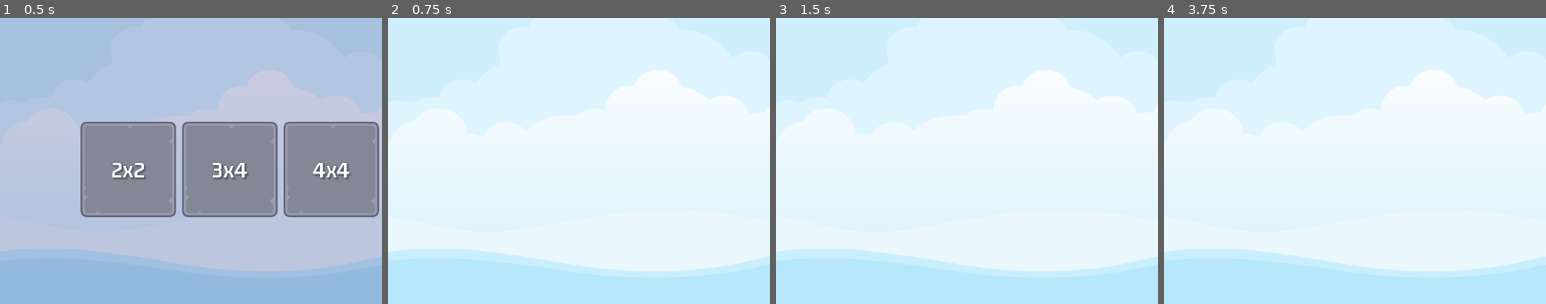
Above: before the commit, frames 1-4 (left to right).
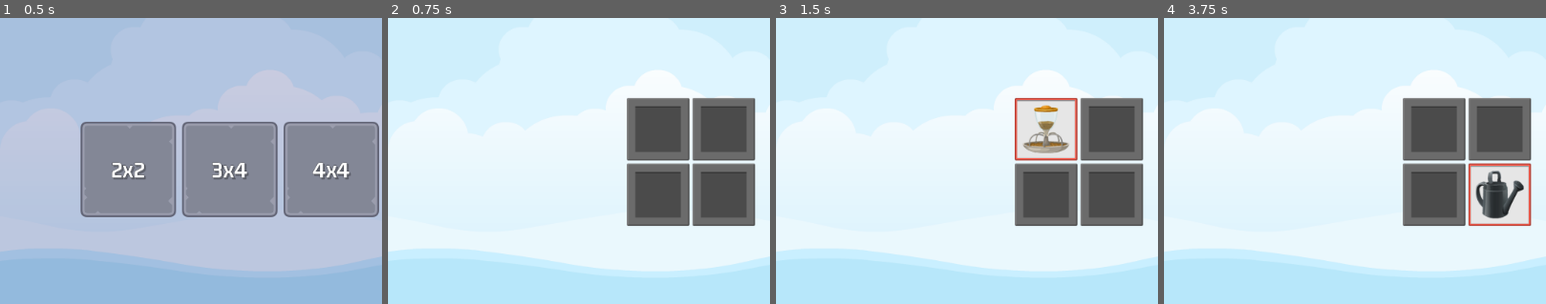
Above: after the commit, the same moments.

Repository: JerryHobby/Memory-Madness
Game: Godot game, scene res://Scenes/Master/master_scene.tscn
Two runs of this game, one before a commit and one after it. Both use one fixed random seed, a clock stepped at 60 frames per second and the inputs below.
Inputs (mouse positions are % of the whole screen's width and height, from its top left):
- Up to frame 1 (0.5 s): no input
- Up to frame 2 (0.75 s): click "2x2" at 0.5 s
- Up to frame 3 (1.5 s): click (35, 44) at 1.27 s
- Up to frame 4 (3.75 s): click (44, 44) at 2.02 s; click (35, 56) at 2.77 s; click (44, 56) at 3.52 s
The pictures show only the part of the screen within x 0-50%, y 25-75%; the shares and areas given below are measured in that part.

Frame 1 is identical in both runs. In frame 2, 15% of the frame differs, in the area x 62-97%, y 28-73%; in frame 3, 13%; in frame 4, 13%.

Commit message:
game board working

Diff:
--- a/Scenes/GameScreen/game_screen.gd
+++ b/Scenes/GameScreen/game_screen.gd
@@ -1,10 +1,14 @@
 extends Control
+
+@export var mem_tile_scene: PackedScene
+
 @onready var sound = $Sound
+@onready var tile_container = $HB/MC1/TileContainer
 
 
 # Called when the node enters the scene tree for the first time.
 func _ready():
-	pass # Replace with function body.
+	SignalManager.on_level_selected.connect(on_level_selected)
 
 
 # Called every frame. 'delta' is the elapsed time since the previous frame.
@@ -15,3 +19,18 @@
 func _on_exit_button_pressed():
 	SoundManager.play_button_clicked(sound)
 	SignalManager.on_game_exit_pressed.emit()
+
+
+func on_level_selected(level:int) -> void:
+	var level_selection = GameManager.get_level_selection(level)
+	var frame_image = ImageManager.get_random_frame_image()
+	tile_container.columns = level_selection.num_cols
+
+	for ii_dict in level_selection.image_list:
+		add_memory_tile(ii_dict, frame_image)
+
+
+func add_memory_tile(ii_dict: Dictionary, frame_image:CompressedTexture2D) -> void:
+	var new_tile = mem_tile_scene.instantiate()
+	tile_container.add_child(new_tile)
+	new_tile.setup(ii_dict, frame_image)
--- a/Scenes/GameScreen/game_screen.tscn
+++ b/Scenes/GameScreen/game_screen.tscn
@@ -1,11 +1,55 @@
-[gd_scene load_steps=7 format=3 uid="uid://bl70vheah70tm"]
+[gd_scene load_steps=9 format=3 uid="uid://bl70vheah70tm"]
 
 [ext_resource type="LabelSettings" uid="uid://1w68ghfdnfy3" path="res://Scenes/black_48.tres" id="1_6afpj"]
-[ext_resource type="Script" path="res://Scenes/GameScreen/game_screen.gd" id="1_i4ltg"]
 [ext_resource type="Texture2D" uid="uid://cw7olnxefkdqr" path="res://assets/ui/blue_button00.png" id="2_u0dfj"]
+[ext_resource type="PackedScene" uid="uid://k84rkl0fgb5j" path="res://Scenes/MemoryTile/memory_tile.tscn" id="2_vw6bb"]
 [ext_resource type="Texture2D" uid="uid://b04wutc1lptc5" path="res://assets/ui/yellow_button00.png" id="3_n6rmr"]
 [ext_resource type="Texture2D" uid="uid://dngq8ynciggrg" path="res://assets/ui/green_button00.png" id="4_ahq42"]
 [ext_resource type="LabelSettings" uid="uid://do5wp1vw4xugu" path="res://Scenes/white_30.tres" id="5_4san3"]
+[ext_resource type="PackedScene" uid="uid://mu5pw25u0rpo" path="res://Scenes/Scorer/scorer.tscn" id="7_ugtwb"]
+
+[sub_resource type="GDScript" id="GDScript_8g3ov"]
+script/source = "extends Control
+
+@export var mem_tile_scene: PackedScene
+
+@onready var sound = $Sound
+@onready var tile_container = $HB/MC1/TileContainer
+@onready var scorer = $Scorer
+
+
+# Called when the node enters the scene tree for the first time.
+func _ready():
+	SignalManager.on_level_selected.connect(on_level_selected)
+
+
+# Called every frame. 'delta' is the elapsed time since the previous frame.
+func _process(delta):
+	pass
+
+
+func _on_exit_button_pressed():
+	SoundManager.play_button_clicked(sound)
+	SignalManager.on_game_exit_pressed.emit()
+
+
+func on_level_selected(level:int) -> void:
+	var level_selection = GameManager.get_level_selection(level)
+	var frame_image = ImageManager.get_random_frame_image()
+	tile_container.columns = level_selection.num_cols
+
+	for ii_dict in level_selection.image_list:
+		add_memory_tile(ii_dict, frame_image)
+
+	scorer.clear_new_game(level_selection.target_pairs)
+
+
+func add_memory_tile(ii_dict: Dictionary, frame_image:CompressedTexture2D) -> void:
+	var new_tile = mem_tile_scene.instantiate()
+	tile_container.add_child(new_tile)
+	new_tile.setup(ii_dict, frame_image)
+
+"
 
 [node name="GameScreen" type="Control"]
 layout_mode = 3
@@ -14,7 +58,8 @@
 anchor_bottom = 1.0
 grow_horizontal = 2
 grow_vertical = 2
-script = ExtResource("1_i4ltg")
+script = SubResource("GDScript_8g3ov")
+mem_tile_scene = ExtResource("2_vw6bb")
 
 [node name="HB" type="HBoxContainer" parent="."]
 layout_mode = 1
@@ -108,4 +153,6 @@
 
 [node name="Sound" type="AudioStreamPlayer" parent="."]
 
+[node name="Scorer" parent="." instance=ExtResource("7_ugtwb")]
+
 [connection signal="pressed" from="HB/MC2/VBoxContainer/ExitButton" to="." method="_on_exit_button_pressed"]
--- a/Scenes/Master/master_scene.gd
+++ b/Scenes/Master/master_scene.gd
@@ -19,6 +19,7 @@
 
 func on_game_exit_pressed():
 	show_game(false)
+	GameManager.clear_nodes_in_group(GameManager.GROUP_TILE)
 	SoundManager.play_sound(sound, SoundManager.SOUND_MAIN_MENU)
 
 
--- /dev/null
+++ b/Scenes/MemoryTile/memory_tile.gd
@@ -0,0 +1,57 @@
+extends TextureButton
+
+class_name MemoryTile
+
+
+@onready var frame_image = $FrameImage
+@onready var item_image = $ItemImage
+
+var _item_name: String
+var _can_select_me: bool = true
+
+
+func _ready():
+	SignalManager.on_selection_enabled.connect(on_selection_enabled)
+	SignalManager.on_selection_disabled.connect(on_selection_disabled)
+
+
+func setup(ii_dict:Dictionary, fi: CompressedTexture2D) -> void:
+	frame_image.texture = fi
+	item_image.texture = ii_dict.item_texture
+	_item_name = ii_dict.item_name
+	reveal(false)
+
+
+func kill_on_success() -> void:
+	z_index = 1
+	var tween = get_tree().create_tween()
+	tween.set_parallel(true)
+	tween.tween_property(self, "disabled", true, 0)
+	tween.tween_property(self, "rotation", deg_to_rad(720), 0.5)
+	tween.tween_property(self, "scale", Vector2(1.5, 1.5), 0.5)
+	tween.set_parallel(false)
+	tween.tween_interval(0.6)
+	tween.tween_property(self, "scale", Vector2(0, 0), 0.0)
+
+
+func get_item_name() -> String:
+	return _item_name
+
+
+func reveal(r:bool) -> void:
+	frame_image.visible = r
+	item_image.visible = r
+	disabled = r
+
+
+func on_selection_enabled():
+	_can_select_me = true
+
+
+func on_selection_disabled():
+	_can_select_me = false
+
+
+func _on_pressed():
+	if _can_select_me == true:
+		SignalManager.on_tile_selected.emit(self)
--- /dev/null
+++ b/Scenes/MemoryTile/memory_tile.tscn
@@ -0,0 +1,56 @@
+[gd_scene load_steps=5 format=3 uid="uid://k84rkl0fgb5j"]
+
+[ext_resource type="Texture2D" uid="uid://50w4f4s6w30u" path="res://assets/frames/hidden_frame_blank.png" id="1_mjoxn"]
+[ext_resource type="Texture2D" uid="uid://cj84ebkdm6jd7" path="res://assets/frames/blue_frame.png" id="2_oexhq"]
+[ext_resource type="Script" path="res://Scenes/MemoryTile/memory_tile.gd" id="2_tkoor"]
+[ext_resource type="Texture2D" uid="uid://br1qw5jq722up" path="res://assets/glitch/cabbage.png" id="3_uocf7"]
+
+[node name="MemoryTile" type="TextureButton" groups=["tile"]]
+anchors_preset = 8
+anchor_left = 0.5
+anchor_top = 0.5
+anchor_right = 0.5
+anchor_bottom = 0.5
+offset_left = -42.0
+offset_top = -42.0
+offset_right = 42.0
+offset_bottom = 42.0
+grow_horizontal = 2
+grow_vertical = 2
+pivot_offset = Vector2(42, 42)
+texture_normal = ExtResource("1_mjoxn")
+script = ExtResource("2_tkoor")
+
+[node name="FrameImage" type="TextureRect" parent="."]
+layout_mode = 1
+anchors_preset = 8
+anchor_left = 0.5
+anchor_top = 0.5
+anchor_right = 0.5
+anchor_bottom = 0.5
+offset_left = -42.0
+offset_top = -42.0
+offset_right = 42.0
+offset_bottom = 42.0
+grow_horizontal = 2
+grow_vertical = 2
+pivot_offset = Vector2(42, 42)
+texture = ExtResource("2_oexhq")
+
+[node name="ItemImage" type="TextureRect" parent="."]
+layout_mode = 1
+anchors_preset = 8
+anchor_left = 0.5
+anchor_top = 0.5
+anchor_right = 0.5
+anchor_bottom = 0.5
+offset_left = -32.0
+offset_top = -32.0
+offset_right = 32.0
+offset_bottom = 32.0
+grow_horizontal = 2
+grow_vertical = 2
+pivot_offset = Vector2(32, 32)
+texture = ExtResource("3_uocf7")
+
+[connection signal="pressed" from="." to="." method="_on_pressed"]
--- /dev/null
+++ b/Scenes/Scorer/scorer.gd
@@ -0,0 +1,69 @@
+extends Node
+
+@onready var sound = $Sound
+@onready var reveal_timer = $RevealTimer
+
+var _tiles:Array = []
+var _selections:Array = []
+var _target_pairs:int = 0
+var _moves_made:int = 0
+var _pairs_made:int = 0
+
+
+# Called when the node enters the scene tree for the first time.
+func _ready():
+	SignalManager.on_tile_selected.connect(on_tile_selected)
+	SignalManager.on_game_exit_pressed.connect(on_game_exit_pressed)
+
+
+# Called every frame. 'delta' is the elapsed time since the previous frame.
+func _process(delta):
+	pass
+
+
+func on_tile_selected(tile: MemoryTile) -> void:
+	SoundManager.play_tile_clicked(sound)
+	check_pair_made(tile)
+
+
+func clear_new_game(target_pairs: int) -> void:
+	_selections.clear()
+	_pairs_made = 0
+	_moves_made = 0
+	_target_pairs = target_pairs
+	_tiles = get_tree().get_nodes_in_group(GameManager.GROUP_TILE)
+
+
+func update_selections() -> void:
+	reveal_timer.start()
+
+
+func check_pair_made(tile: MemoryTile) -> void:
+	tile.reveal(true)
+	_selections.append(tile)
+	if _selections.size() != 2:
+		return
+
+	SignalManager.on_selection_disabled.emit()
+	_moves_made += 1
+
+	update_selections()
+
+
+func selections_are_pair() -> bool:
+	return _selections[0].get_item_name() == _selections[1].get_item_name()
+
+
+func hide_selections() -> void:
+	for s in _selections:
+		s.reveal(false)
+
+
+func _on_reveal_timer_timeout():
+	hide_selections()
+	_selections.clear()
+	SignalManager.on_selection_enabled.emit()
+
+
+func on_game_exit_pressed() -> void:
+	reveal_timer.stop()
--- /dev/null
+++ b/Scenes/Scorer/scorer.tscn
@@ -0,0 +1,14 @@
+[gd_scene load_steps=2 format=3 uid="uid://mu5pw25u0rpo"]
+
+[ext_resource type="Script" path="res://Scenes/Scorer/scorer.gd" id="1_ff71v"]
+
+[node name="Scorer" type="Node"]
+script = ExtResource("1_ff71v")
+
+[node name="Sound" type="AudioStreamPlayer" parent="."]
+
+[node name="RevealTimer" type="Timer" parent="."]
+wait_time = 1.2
+one_shot = true
+
+[connection signal="timeout" from="RevealTimer" to="." method="_on_reveal_timer_timeout"]
--- a/Singletons/GameManager.gd
+++ b/Singletons/GameManager.gd
@@ -1,5 +1,6 @@
 extends Node
 
+const GROUP_TILE = 'tile'
 const LEVELS: Dictionary = {
 	1: { "rows": 2, "cols": 2 },
 	2: { "rows": 3, "cols": 4 },
@@ -8,3 +9,28 @@
 	5: { "rows": 5, "cols": 6 },
 	6: { "rows": 6, "cols": 6 }
 }
+
+
+func get_level_selection(level_num:int) -> Dictionary:
+	var level_data = LEVELS[level_num]
+	var num_tiles = level_data.rows * level_data.cols
+	var target_pairs:int = num_tiles / 2
+	var selected_level_images = []
+
+	ImageManager.shuffle_images()
+
+	for i in range(target_pairs):
+		selected_level_images.append(ImageManager.get_image(i))
+		selected_level_images.append(ImageManager.get_image(i))
+
+	selected_level_images.shuffle()
+
+	return {
+		"target_pairs": target_pairs,
+		"num_cols": level_data.cols,
+		"image_list": selected_level_images
+	}
+
+func clear_nodes_in_group(group:String) -> void:
+	for n in get_tree().get_nodes_in_group(group):
+		n.queue_free()
--- a/Singletons/ImageManager.gd
+++ b/Singletons/ImageManager.gd
@@ -1,6 +1,13 @@
 extends Node
 
 var _item_images:Array = []
+
+const FRAME_IMAGES = [
+	preload("res://assets/frames/blue_frame.png"),
+	preload("res://assets/frames/green_frame.png"),
+	preload("res://assets/frames/red_frame.png"),
+	preload("res://assets/frames/yellow_frame.png")
+]
 
 
 # Called when the node enters the scene tree for the first time.
@@ -52,3 +59,15 @@
 
 func get_random_image() -> Dictionary:
 	return _item_images.pick_random()
+
+
+func get_image(index:int) -> Dictionary:
+	return _item_images[index]
+
+
+func get_random_frame_image() -> CompressedTexture2D:
+		return FRAME_IMAGES.pick_random()
+
+
+func shuffle_images() -> void:
+	_item_images.shuffle()
--- a/Singletons/SignalManager.gd
+++ b/Singletons/SignalManager.gd
@@ -2,3 +2,8 @@
 
 signal on_level_selected(level_num:int)
 signal on_game_exit_pressed
+
+signal on_selection_enabled
+signal on_selection_disabled
+
+signal on_tile_selected(tile: MemoryTile)
--- a/Singletons/SoundManager.gd
+++ b/Singletons/SoundManager.gd
@@ -7,6 +7,7 @@
 const SOUND_SELECT_TILE = "tile"
 const SOUND_SELECT_BUTTON = "button"
 
+const MUTE_SOUNDS = true
 
 const SOUNDS = {
 	SOUND_MAIN_MENU: preload("res://assets/sounds/bgm_action_3.mp3"),
@@ -22,6 +23,10 @@
 	if SOUNDS.has(key) == false:
 		return
 
+	if MUTE_SOUNDS:
+		player.stop()
+		return
+
 	player.stop()
 	player.stream = SOUNDS[key]
 	player.play()
@@ -29,3 +34,8 @@
 
 func play_button_clicked(player:AudioStreamPlayer) -> void:
 	play_sound(player, SOUND_SELECT_BUTTON)
+
+
+
+func play_tile_clicked(player:AudioStreamPlayer) -> void:
+	play_sound(player, SOUND_SELECT_TILE)
--- a/project.godot
+++ b/project.godot
@@ -32,4 +32,3 @@
 
 renderer/rendering_method="mobile"
 anti_aliasing/quality/msaa_2d=3
-anti_aliasing/quality/use_taa=true
